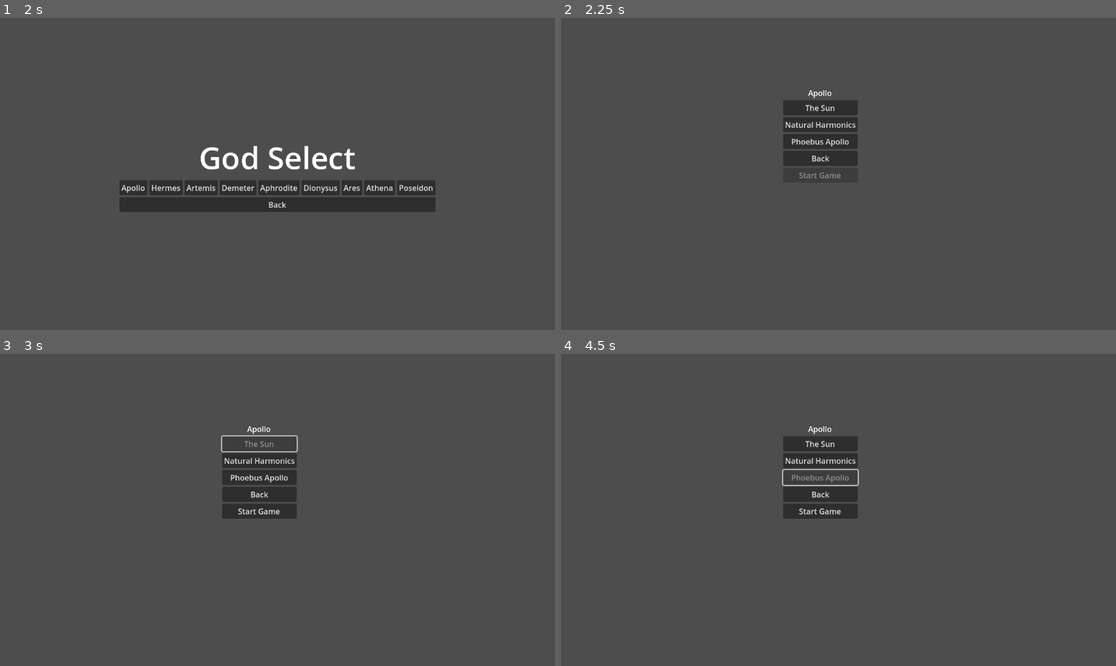
Above: before the commit, frames 1-4 (two rows, left to right).
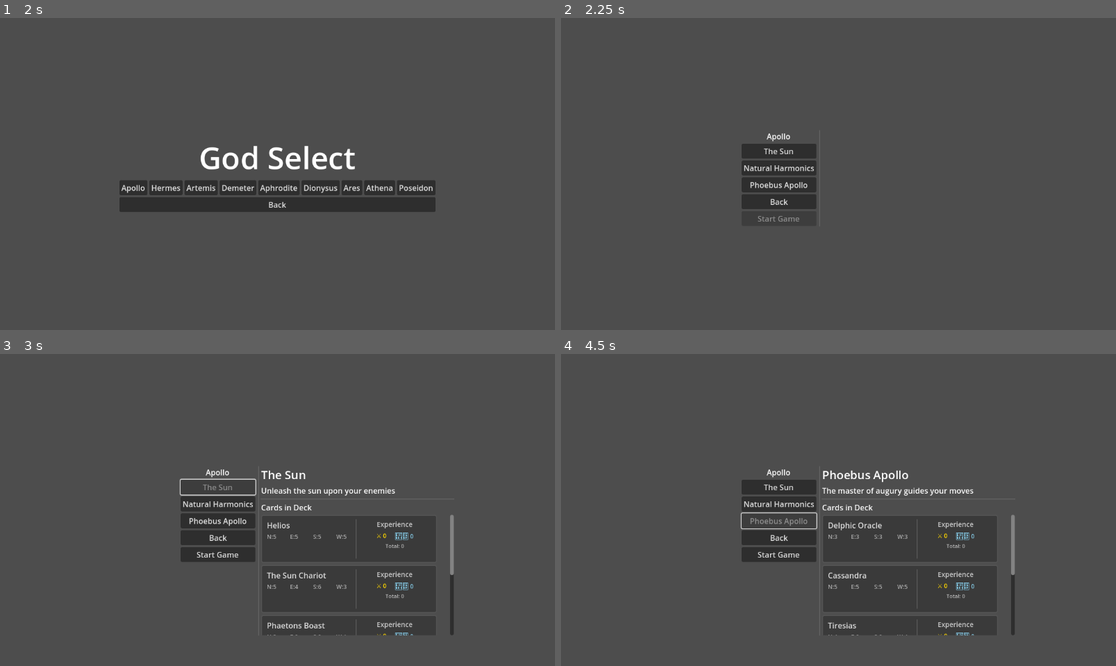
Above: after the commit, the same moments.

Repository: leslieharding/Mnemosyne
Game: Godot game, scene res://Scenes/MainMenu.tscn
Same seed, same stepped clock (60 frames per second), same inputs: the game is played once before the commit and once after it.
Inputs:
- Up to frame 1 (2 s): click "New Game" at 0.5 s; click "New Game" at 1.25 s
- Up to frame 2 (2.25 s): click "Apollo" at 2 s
- Up to frame 3 (3 s): click "The Sun" at 2.75 s
- Up to frame 4 (4.5 s): click "Natural Harmonics" at 3.5 s; click "Phoebus Apollo" at 4.25 s

Frame 1 is identical in both runs. In frame 2, 4.1% of the frame differs, in the area x 32-54%, y 23-66%; in frame 3, 5.3%; in frame 4, 5.6%, in the area x 32-82%, y 23-91%.

Commit message:
card name change

Diff:
--- a/Resources/Collections/Apollo.tres
+++ b/Resources/Collections/Apollo.tres
@@ -6,7 +6,7 @@
 
 [sub_resource type="Resource" id="Resource_vqrrp"]
 script = ExtResource("1_vqrrp")
-card_name = "Strike"
+card_name = "Helios"
 values = Array[int]([5, 5, 5, 5])
 description = "Sometimes you just gotta whack something very hard"
 metadata/_custom_type_script = "uid://lhqcxql28o5c"
--- a/Scenes/Apollo.tscn
+++ b/Scenes/Apollo.tscn
@@ -5,46 +5,74 @@
 [node name="Apollo" type="Node2D"]
 script = ExtResource("1_80u87")
 
-[node name="VBoxContainer" type="VBoxContainer" parent="."]
-anchors_preset = 8
-anchor_left = 0.5
-anchor_top = 0.5
-anchor_right = 0.5
-anchor_bottom = 0.5
-offset_left = 513.0
-offset_top = 228.0
-offset_right = 563.0
-offset_bottom = 257.0
-grow_horizontal = 2
-grow_vertical = 2
+[node name="MainContainer" type="HBoxContainer" parent="."]
+offset_left = 375.0
+offset_top = 234.0
+offset_right = 720.0
+offset_bottom = 432.0
 
-[node name="Label" type="Label" parent="VBoxContainer"]
+[node name="LeftPanel" type="VBoxContainer" parent="MainContainer"]
+layout_mode = 2
+
+[node name="Label" type="Label" parent="MainContainer/LeftPanel"]
 layout_mode = 2
 size_flags_horizontal = 4
 text = "Apollo"
 
-[node name="Deck1Button" type="Button" parent="VBoxContainer"]
+[node name="Deck1Button" type="Button" parent="MainContainer/LeftPanel"]
 layout_mode = 2
 text = "Deck 1"
 
-[node name="Deck2Button" type="Button" parent="VBoxContainer"]
+[node name="Deck2Button" type="Button" parent="MainContainer/LeftPanel"]
 layout_mode = 2
 text = "Deck 2"
 
-[node name="Deck3Button" type="Button" parent="VBoxContainer"]
+[node name="Deck3Button" type="Button" parent="MainContainer/LeftPanel"]
 layout_mode = 2
 text = "Deck 3"
 
-[node name="Button" type="Button" parent="VBoxContainer"]
+[node name="Button" type="Button" parent="MainContainer/LeftPanel"]
 layout_mode = 2
 text = "Back"
 
-[node name="StartGameButton" type="Button" parent="VBoxContainer"]
+[node name="StartGameButton" type="Button" parent="MainContainer/LeftPanel"]
 layout_mode = 2
 text = "Start Game"
 
-[connection signal="pressed" from="VBoxContainer/Deck1Button" to="." method="_on_deck_1_button_pressed"]
-[connection signal="pressed" from="VBoxContainer/Deck2Button" to="." method="_on_deck_2_button_pressed"]
-[connection signal="pressed" from="VBoxContainer/Deck3Button" to="." method="_on_deck_3_button_pressed"]
-[connection signal="pressed" from="VBoxContainer/Button" to="." method="_on_button_pressed"]
-[connection signal="pressed" from="VBoxContainer/StartGameButton" to="." method="_on_start_game_button_pressed"]
+[node name="VSeparator" type="VSeparator" parent="MainContainer"]
+layout_mode = 2
+
+[node name="RightPanel" type="VBoxContainer" parent="MainContainer"]
+layout_mode = 2
+
+[node name="DeckTitleContainer" type="VBoxContainer" parent="MainContainer/RightPanel"]
+layout_mode = 2
+
+[node name="SelectedDeckTitle" type="Label" parent="MainContainer/RightPanel/DeckTitleContainer"]
+layout_mode = 2
+theme_override_font_sizes/font_size = 24
+text = "Selected Deck Name"
+
+[node name="SelectedDeckDescription" type="Label" parent="MainContainer/RightPanel/DeckTitleContainer"]
+layout_mode = 2
+text = "Deck description appears here"
+
+[node name="HSeparator" type="HSeparator" parent="MainContainer/RightPanel"]
+layout_mode = 2
+
+[node name="CardDisplayLabel" type="Label" parent="MainContainer/RightPanel"]
+layout_mode = 2
+text = "Cards in Deck"
+
+[node name="ScrollContainer" type="ScrollContainer" parent="MainContainer/RightPanel"]
+custom_minimum_size = Vector2(400, 250)
+layout_mode = 2
+
+[node name="CardContainer" type="VBoxContainer" parent="MainContainer/RightPanel/ScrollContainer"]
+layout_mode = 2
+
+[connection signal="pressed" from="MainContainer/LeftPanel/Deck1Button" to="." method="_on_deck_1_button_pressed"]
+[connection signal="pressed" from="MainContainer/LeftPanel/Deck2Button" to="." method="_on_deck_2_button_pressed"]
+[connection signal="pressed" from="MainContainer/LeftPanel/Deck3Button" to="." method="_on_deck_3_button_pressed"]
+[connection signal="pressed" from="MainContainer/LeftPanel/Button" to="." method="_on_button_pressed"]
+[connection signal="pressed" from="MainContainer/LeftPanel/StartGameButton" to="." method="_on_start_game_button_pressed"]
--- a/Scripts/apollo.gd
+++ b/Scripts/apollo.gd
@@ -4,18 +4,31 @@
 var apollo_collection: GodCardCollection
 var selected_deck_index: int = -1  # -1 means no deck selected
 
+# UI References
+@onready var deck1_button = $MainContainer/LeftPanel/Deck1Button
+@onready var deck2_button = $MainContainer/LeftPanel/Deck2Button
+@onready var deck3_button = $MainContainer/LeftPanel/Deck3Button
+@onready var start_game_button = $MainContainer/LeftPanel/StartGameButton
+@onready var right_panel = $MainContainer/RightPanel
+@onready var selected_deck_title = $MainContainer/RightPanel/DeckTitleContainer/SelectedDeckTitle
+@onready var selected_deck_description = $MainContainer/RightPanel/DeckTitleContainer/SelectedDeckDescription
+@onready var card_container = $MainContainer/RightPanel/ScrollContainer/CardContainer
+
 func _ready():
 	# Load the Apollo card collection
 	apollo_collection = load("res://Resources/Collections/apollo.tres")
 
 	# Update the deck button labels with actual deck names
 	if apollo_collection:
-		$VBoxContainer/Deck1Button.text = apollo_collection.decks[0].deck_name
-		$VBoxContainer/Deck2Button.text = apollo_collection.decks[1].deck_name
-		$VBoxContainer/Deck3Button.text = apollo_collection.decks[2].deck_name
+		deck1_button.text = apollo_collection.decks[0].deck_name
+		deck2_button.text = apollo_collection.decks[1].deck_name
+		deck3_button.text = apollo_collection.decks[2].deck_name
 
 	# The StartGameButton should start disabled until a deck is selected
-	$VBoxContainer/StartGameButton.disabled = true
+	start_game_button.disabled = true
+
+	# Right panel starts hidden
+	right_panel.visible = false
 
 # Back button
 func _on_button_pressed() -> void:
@@ -25,10 +38,8 @@
 func _on_deck_1_button_pressed() -> void:
 	select_deck(0)
 
-
 func _on_deck_2_button_pressed() -> void:
 	select_deck(1)
-
 
 func _on_deck_3_button_pressed() -> void:
 	select_deck(2)
@@ -54,19 +65,180 @@
 	selected_deck_index = index
 
 	# Reset all buttons to normal appearance
-	$VBoxContainer/Deck1Button.disabled = false
-	$VBoxContainer/Deck2Button.disabled = false
-	$VBoxContainer/Deck3Button.disabled = false
+	deck1_button.disabled = false
+	deck2_button.disabled = false
+	deck3_button.disabled = false
 
 	# Disable the selected button to show which is selected
 	match index:
-		0: $VBoxContainer/Deck1Button.disabled = true
-		1: $VBoxContainer/Deck2Button.disabled = true
-		2: $VBoxContainer/Deck3Button.disabled = true
+		0: deck1_button.disabled = true
+		1: deck2_button.disabled = true
+		2: deck3_button.disabled = true
 
 	# Enable the start button now that a deck is selected
-	$VBoxContainer/StartGameButton.disabled = false
+	start_game_button.disabled = false
+
+	# Display the deck cards and info
+	display_deck_cards(index)
+
+	# Show the right panel
+	right_panel.visible = true
 
 	# Optionally, you could display the deck description somewhere
 	print("Selected deck: ", apollo_collection.decks[index].deck_name)
 	print("Description: ", apollo_collection.decks[index].deck_description)
+
+# Display the cards for the selected deck with experience info
+func display_deck_cards(deck_index: int) -> void:
+	if not apollo_collection or deck_index < 0 or deck_index >= apollo_collection.decks.size():
+		return
+
+	var deck_def = apollo_collection.decks[deck_index]
+
+	# Update deck title and description
+	selected_deck_title.text = deck_def.deck_name
+	selected_deck_description.text = deck_def.deck_description
+
+	# Clear existing card displays
+	for child in card_container.get_children():
+		child.queue_free()
+
+	# Wait a frame to ensure old children are removed
+	await get_tree().process_frame
+
+	# Create card displays for each card in the deck
+	for i in range(deck_def.card_indices.size()):
+		var card_index = deck_def.card_indices[i]
+		if card_index < apollo_collection.cards.size():
+			var card = apollo_collection.cards[card_index]
+			var card_display = create_deck_card_display(card, card_index)
+			card_container.add_child(card_display)
+
+# Create a card display panel for deck preview
+func create_deck_card_display(card: CardResource, card_index: int) -> Control:
+	# Main container for this card
+	var card_panel = PanelContainer.new()
+	card_panel.custom_minimum_size = Vector2(0, 100)
+
+	# Create a style for the panel
+	var style = StyleBoxFlat.new()
+	style.bg_color = Color("#3A3A3A")
+	style.border_color = Color("#555555")
+	style.border_width_left = 2
+	style.border_width_top = 2
+	style.border_width_right = 2
+	style.border_width_bottom = 2
+	style.corner_radius_top_left = 4
+	style.corner_radius_top_right = 4
+	style.corner_radius_bottom_left = 4
+	style.corner_radius_bottom_right = 4
+	card_panel.add_theme_stylebox_override("panel", style)
+
+	# Margin container for padding
+	var margin = MarginContainer.new()
+	margin.add_theme_constant_override("margin_left", 10)
+	margin.add_theme_constant_override("margin_right", 10)
+	margin.add_theme_constant_override("margin_top", 8)
+	margin.add_theme_constant_override("margin_bottom", 8)
+	card_panel.add_child(margin)
+
+	# Main horizontal layout
+	var h_container = HBoxContainer.new()
+	margin.add_child(h_container)
+
+	# Left side - Card info
+	var left_side = VBoxContainer.new()
+	left_side.size_flags_horizontal = Control.SIZE_EXPAND_FILL
+	h_container.add_child(left_side)
+
+	# Card name
+	var name_label = Label.new()
+	name_label.text = card.card_name
+	name_label.add_theme_font_size_override("font_size", 16)
+	name_label.add_theme_color_override("font_color", Color("#DDDDDD"))
+	left_side.add_child(name_label)
+
+	# Card values in a compact format
+	var values_container = HBoxContainer.new()
+	left_side.add_child(values_container)
+
+	var directions = ["N", "E", "S", "W"]
+	for i in range(4):
+		var dir_label = Label.new()
+		dir_label.text = directions[i] + ":" + str(card.values[i])
+		dir_label.add_theme_font_size_override("font_size", 12)
+		dir_label.add_theme_color_override("font_color", Color("#AAAAAA"))
+		dir_label.custom_minimum_size.x = 35
+		values_container.add_child(dir_label)
+
+		# Add small spacer between values
+		if i < 3:
+			var spacer = Control.new()
+			spacer.custom_minimum_size.x = 5
+			values_container.add_child(spacer)
+
+	# Separator
+	var v_separator = VSeparator.new()
+	h_container.add_child(v_separator)
+
+	# Right side - Experience info
+	var right_side = VBoxContainer.new()
+	right_side.size_flags_horizontal = Control.SIZE_SHRINK_END
+	right_side.custom_minimum_size.x = 150
+	h_container.add_child(right_side)
+
+	# Experience title
+	var exp_title = Label.new()
+	exp_title.text = "Experience"
+	exp_title.add_theme_font_size_override("font_size", 14)
+	exp_title.add_theme_color_override("font_color", Color("#CCCCCC"))
+	exp_title.horizontal_alignment = HORIZONTAL_ALIGNMENT_CENTER
+	right_side.add_child(exp_title)
+
+	# Get experience data from GlobalProgressTracker if it exists
+	var capture_exp = 0
+	var defense_exp = 0
+
+	# TODO: Replace this with actual GlobalProgressTracker call when implemented
+	# For now, we'll show placeholder values or load from a simple system
+	if has_node("/root/GlobalProgressTracker"):
+		var progress_tracker = get_node("/root/GlobalProgressTracker")
+		if progress_tracker.has_method("get_card_total_experience"):
+			var exp_data = progress_tracker.get_card_total_experience("Apollo", card_index)
+			capture_exp = exp_data.get("capture_exp", 0)
+			defense_exp = exp_data.get("defense_exp", 0)
+
+	# Experience display
+	var exp_container = HBoxContainer.new()
+	exp_container.alignment = BoxContainer.ALIGNMENT_CENTER
+	right_side.add_child(exp_container)
+
+	# Capture experience
+	var capture_label = Label.new()
+	capture_label.text = "⚔️ " + str(capture_exp)
+	capture_label.add_theme_font_size_override("font_size", 12)
+	capture_label.add_theme_color_override("font_color", Color("#FFD700"))  # Gold
+	exp_container.add_child(capture_label)
+
+	# Small spacer
+	var exp_spacer = Control.new()
+	exp_spacer.custom_minimum_size.x = 10
+	exp_container.add_child(exp_spacer)
+
+	# Defense experience
+	var defense_label = Label.new()
+	defense_label.text = "🛡️ " + str(defense_exp)
+	defense_label.add_theme_font_size_override("font_size", 12)
+	defense_label.add_theme_color_override("font_color", Color("#87CEEB"))  # Sky blue
+	exp_container.add_child(defense_label)
+
+	# Total experience
+	var total_exp = capture_exp + defense_exp
+	var total_label = Label.new()
+	total_label.text = "Total: " + str(total_exp)
+	total_label.add_theme_font_size_override("font_size", 11)
+	total_label.add_theme_color_override("font_color", Color("#BBBBBB"))
+	total_label.horizontal_alignment = HORIZONTAL_ALIGNMENT_CENTER
+	right_side.add_child(total_label)
+
+	return card_panel
